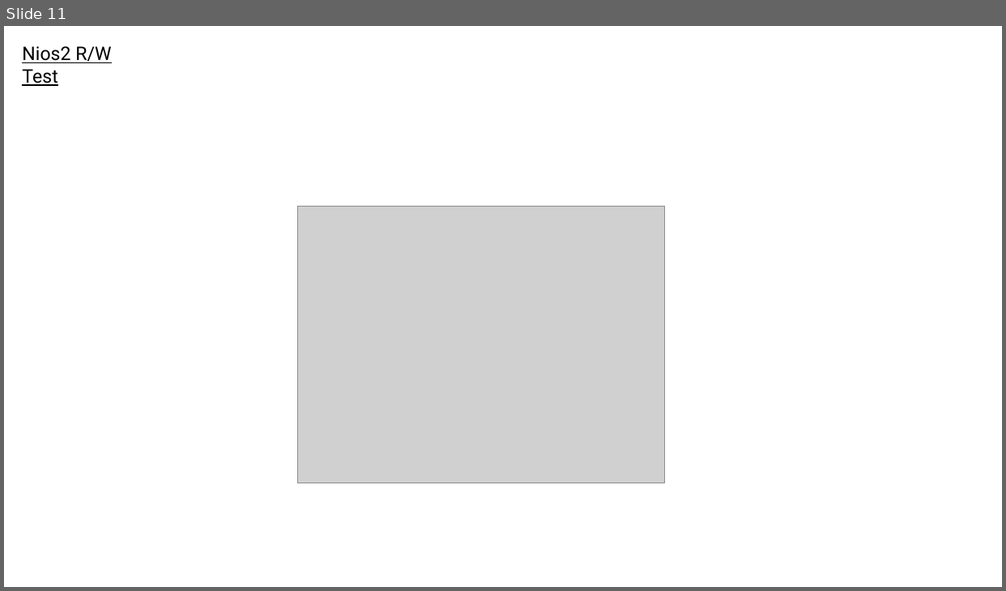
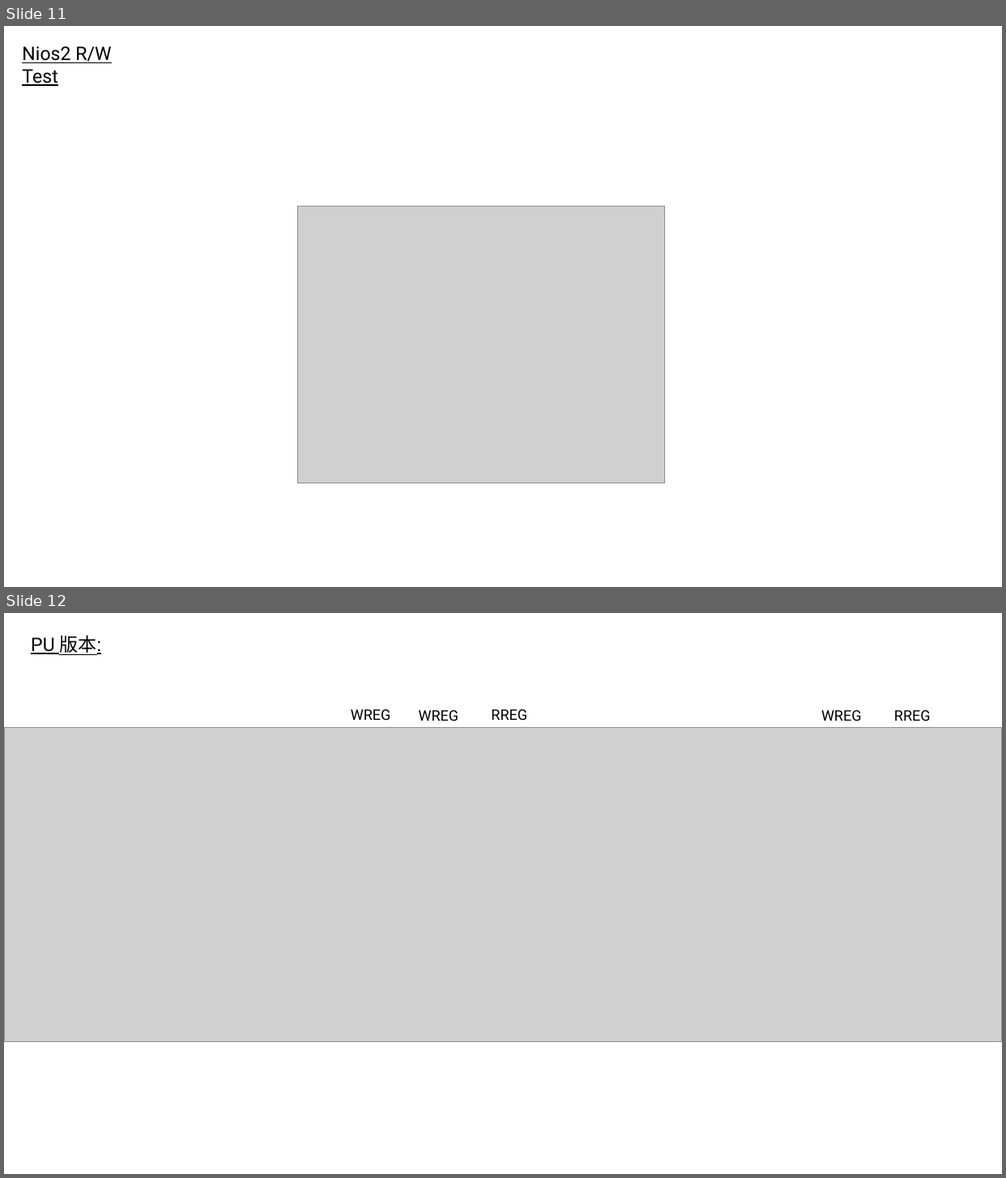
Before and after one commit to adamShiau/adamShiau_FPGA, a slide deck: intel_IP/IRIS/HW_IP/Interface/I2C/V1/I2C_ADXL357.pptx. Shown one above the other, each under a label of ours: slide 11 before the commit, slides 11 and 12 after it. The pictures are 1006x591 and 1006x1178 pixels, drawn with LibreOffice and Linux fonts; fonts in the diff are those of the drawing; grey boxes stand for pictures. Boxes give left, top, right and bottom in pixels: in the first picture for what was removed or moved away, otherwise in the second. Text is boxed around its words. In the diff, an @@ line names an element or a change of style, - is before the commit and + after.

```diff
--- a/intel_IP/IRIS/HW_IP/Interface/I2C/V1/I2C_ADXL357.pptx
+++ b/intel_IP/IRIS/HW_IP/Interface/I2C/V1/I2C_ADXL357.pptx
@@ slide 12 added at <box>4,613,1002,1174</box>, background #FFFFFF @@
@@ text added at <box>31,635,101,655</box>, 18 pt, text #000000, underline @@
+PU 版本:
@@ text added at <box>351,709,391,720</box>, 14 pt, text #000000 @@
+WREG
@@ text added at <box>491,709,527,720</box>, 14 pt, text #000000 @@
+RREG
@@ picture added at <box>4,727,1002,1042</box> @@
@@ text added at <box>419,710,459,721</box>, 14 pt, text #000000 @@
+WREG
@@ text added at <box>821,710,862,721</box>, 14 pt, text #000000 @@
+WREG
@@ text added at <box>894,710,931,721</box>, 14 pt, text #000000 @@
+RREG
```
Also in this commit, not shown: 11 other slides added, 6 slides removed, 20 other files.
